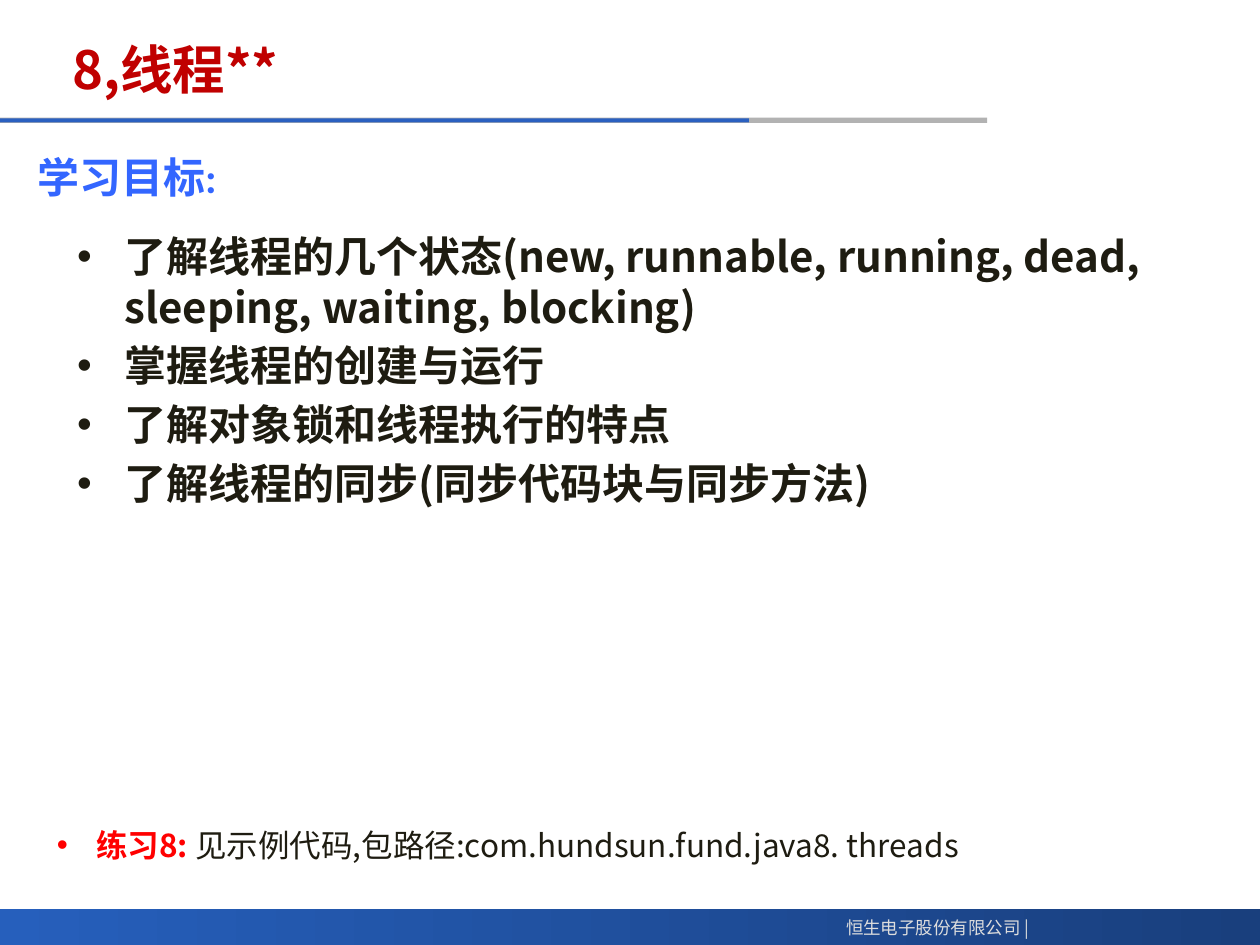
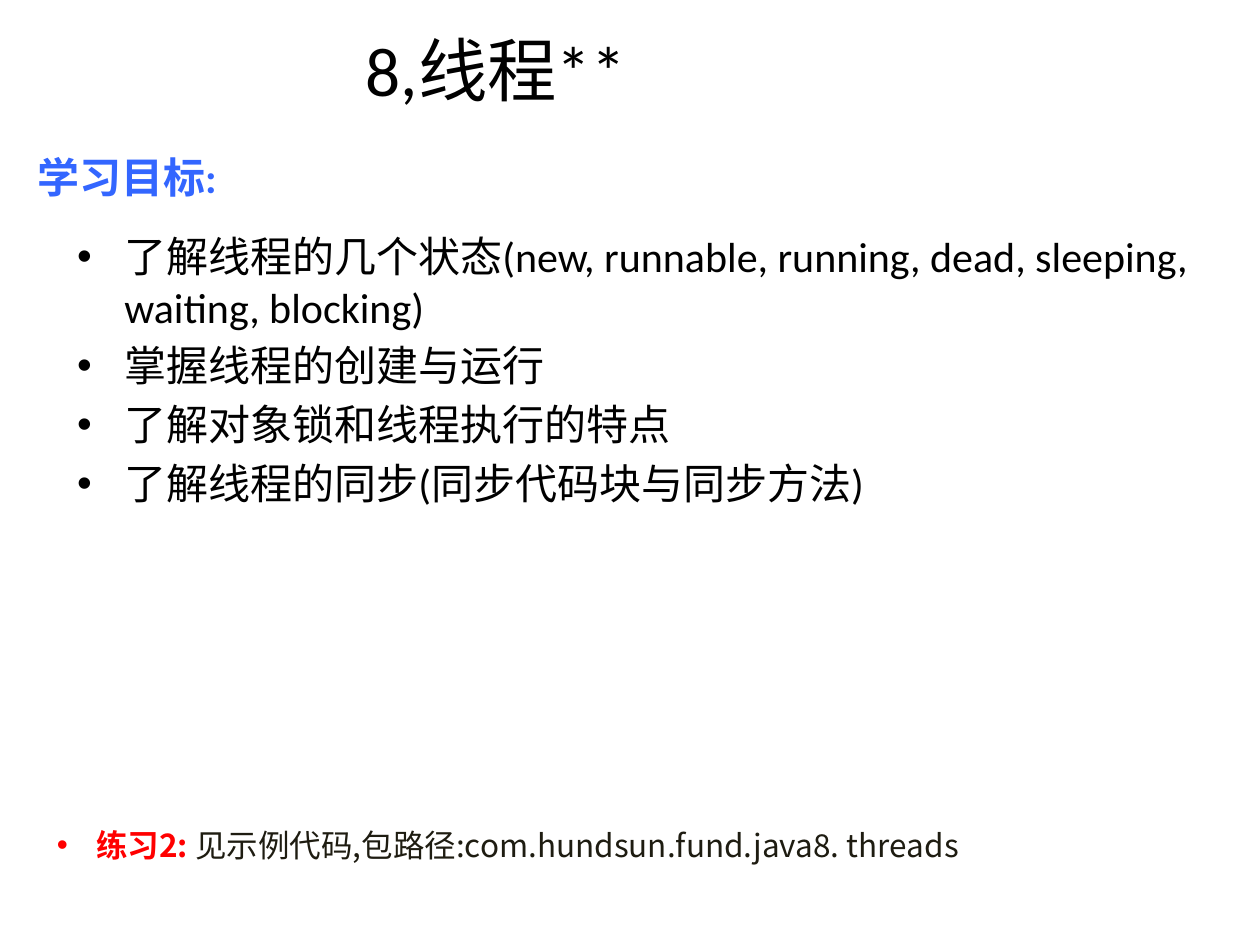
Before and after one commit to meadlai/HS-Java-Develop-GetStart, a slide deck: slide 11 of matiral/Java应用程序开发入门.pptx (slide 12 before the commit). Drawn at 1260x945 pixels with LibreOffice and Linux fonts; fonts in the diff are those of the drawing; background and template pictures are left out. Boxes give left, top, right and bottom in pixels: in the first picture for what was removed or moved away, otherwise in the second. Text is boxed around its words. In the diff, an @@ line names an element or a change of style, - is before the commit and + after.

```diff
--- a/matiral/Java应用程序开发入门.pptx
+++ b/matiral/Java应用程序开发入门.pptx
@@ title "8,线程**" at (366, 38, 626, 105): size 30 to 39.6 pt, font Noto Sans CJK SC to Calibri, text colour #C00000 to #000000, bold off; alignment left to centre @@
@@ line removed from (0, 120) to (988, 120) @@
@@ line removed from (0, 120) to (748, 120) @@
@@ text "了解线程的几个状态(new, runnable, running, dead, sleeping, ..." at (124, 236, 1187, 505): font Noto Sans CJK SC to Calibri, text colour #1E1C11 to #000000, bold off @@
@@ text at (96, 830, 959, 865): text changed @@
-• 练习8: 见示例代码,包路径:com.hundsun.fund.java8. threads
+• 练习2: 见示例代码,包路径:com.hundsun.fund.java8. threads
@@ rectangle removed at (0, 910, 1260, 945) @@
@@ text removed at (846, 919, 1020, 936) @@
-恒生电子股份有限公司 |
```
Also in this commit, not shown: 12 other slides changed, 1 slide removed.
